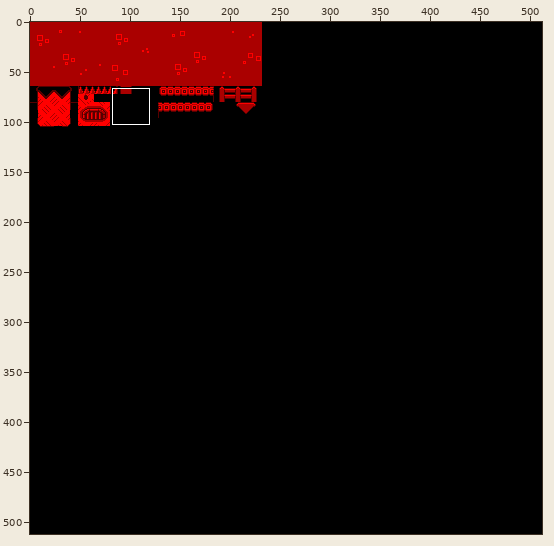
Sprite sheet: assets/images/Tilesets/OuterTiles.png. The first picture is a wide view before the edit; the outline marks the close-up.
Close-up. Before the edit:
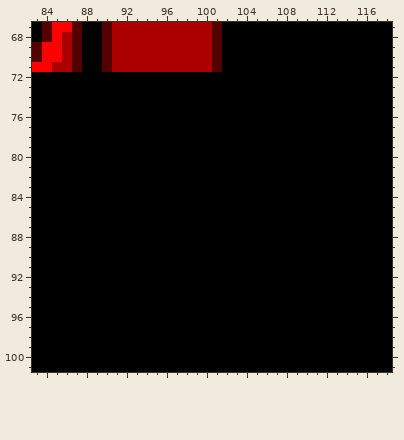
The file is 512x512 pixels. Shown: x 83..118, y 67..101.
After:
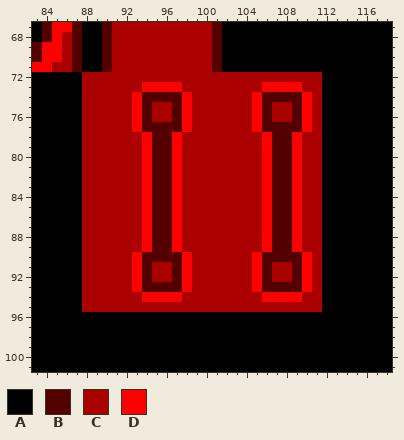
Palette (. is transparent): A #000000  B #550000  C #aa0000  D #ff0000
Change:
@@ x 83..118 @@
  71 DDCCBAABCCCCCCCCCCBAAAAAAAAAAAAAAAAA
- 72 AAAAAAAAAAAAAAAAAAAAAAAAAAAAAAAAAAAA
- 73 AAAAAAAAAAAAAAAAAAAAAAAAAAAAAAAAAAAA
- 74 AAAAAAAAAAAAAAAAAAAAAAAAAAAAAAAAAAAA
- 75 AAAAAAAAAAAAAAAAAAAAAAAAAAAAAAAAAAAA
- 76 AAAAAAAAAAAAAAAAAAAAAAAAAAAAAAAAAAAA
- 77 AAAAAAAAAAAAAAAAAAAAAAAAAAAAAAAAAAAA
- 78 AAAAAAAAAAAAAAAAAAAAAAAAAAAAAAAAAAAA
- 79 AAAAAAAAAAAAAAAAAAAAAAAAAAAAAAAAAAAA
- 80 AAAAAAAAAAAAAAAAAAAAAAAAAAAAAAAAAAAA
- 81 AAAAAAAAAAAAAAAAAAAAAAAAAAAAAAAAAAAA
- 82 AAAAAAAAAAAAAAAAAAAAAAAAAAAAAAAAAAAA
- 83 AAAAAAAAAAAAAAAAAAAAAAAAAAAAAAAAAAAA
- 84 AAAAAAAAAAAAAAAAAAAAAAAAAAAAAAAAAAAA
- 85 AAAAAAAAAAAAAAAAAAAAAAAAAAAAAAAAAAAA
- 86 AAAAAAAAAAAAAAAAAAAAAAAAAAAAAAAAAAAA
- 87 AAAAAAAAAAAAAAAAAAAAAAAAAAAAAAAAAAAA
- 88 AAAAAAAAAAAAAAAAAAAAAAAAAAAAAAAAAAAA
- 89 AAAAAAAAAAAAAAAAAAAAAAAAAAAAAAAAAAAA
- 90 AAAAAAAAAAAAAAAAAAAAAAAAAAAAAAAAAAAA
- 91 AAAAAAAAAAAAAAAAAAAAAAAAAAAAAAAAAAAA
- 92 AAAAAAAAAAAAAAAAAAAAAAAAAAAAAAAAAAAA
- 93 AAAAAAAAAAAAAAAAAAAAAAAAAAAAAAAAAAAA
- 94 AAAAAAAAAAAAAAAAAAAAAAAAAAAAAAAAAAAA
- 95 AAAAAAAAAAAAAAAAAAAAAAAAAAAAAAAAAAAA
+ 72 AAAAACCCCCCCCCCCCCCCCCCCCCCCCAAAAAAA
+ 73 AAAAACCCCCCDDDDCCCCCCCCDDDDCCAAAAAAA
+ 74 AAAAACCCCCDBBBBDCCCCCCDBBBBDCAAAAAAA
+ 75 AAAAACCCCCDBCCBDCCCCCCDBCCBDCAAAAAAA
+ 76 AAAAACCCCCDBCCBDCCCCCCDBCCBDCAAAAAAA
+ 77 AAAAACCCCCDBBBBDCCCCCCDBBBBDCAAAAAAA
+ 78 AAAAACCCCCCDBBDCCCCCCCCDBBDCCAAAAAAA
+ 79 AAAAACCCCCCDBBDCCCCCCCCDBBDCCAAAAAAA
+ 80 AAAAACCCCCCDBBDCCCCCCCCDBBDCCAAAAAAA
+ 81 AAAAACCCCCCDBBDCCCCCCCCDBBDCCAAAAAAA
+ 82 AAAAACCCCCCDBBDCCCCCCCCDBBDCCAAAAAAA
+ 83 AAAAACCCCCCDBBDCCCCCCCCDBBDCCAAAAAAA
+ 84 AAAAACCCCCCDBBDCCCCCCCCDBBDCCAAAAAAA
+ 85 AAAAACCCCCCDBBDCCCCCCCCDBBDCCAAAAAAA
+ 86 AAAAACCCCCCDBBDCCCCCCCCDBBDCCAAAAAAA
+ 87 AAAAACCCCCCDBBDCCCCCCCCDBBDCCAAAAAAA
+ 88 AAAAACCCCCCDBBDCCCCCCCCDBBDCCAAAAAAA
+ 89 AAAAACCCCCCDBBDCCCCCCCCDBBDCCAAAAAAA
+ 90 AAAAACCCCCDBBBBDCCCCCCDBBBBDCAAAAAAA
+ 91 AAAAACCCCCDBCCBDCCCCCCDBCCBDCAAAAAAA
+ 92 AAAAACCCCCDBCCBDCCCCCCDBCCBDCAAAAAAA
+ 93 AAAAACCCCCDBBBBDCCCCCCDBBBBDCAAAAAAA
+ 94 AAAAACCCCCCDDDDCCCCCCCCDDDDCCAAAAAAA
+ 95 AAAAACCCCCCCCCCCCCCCCCCCCCCCCAAAAAAA
  96 AAAAAAAAAAAAAAAAAAAAAAAAAAAAAAAAAAAA
